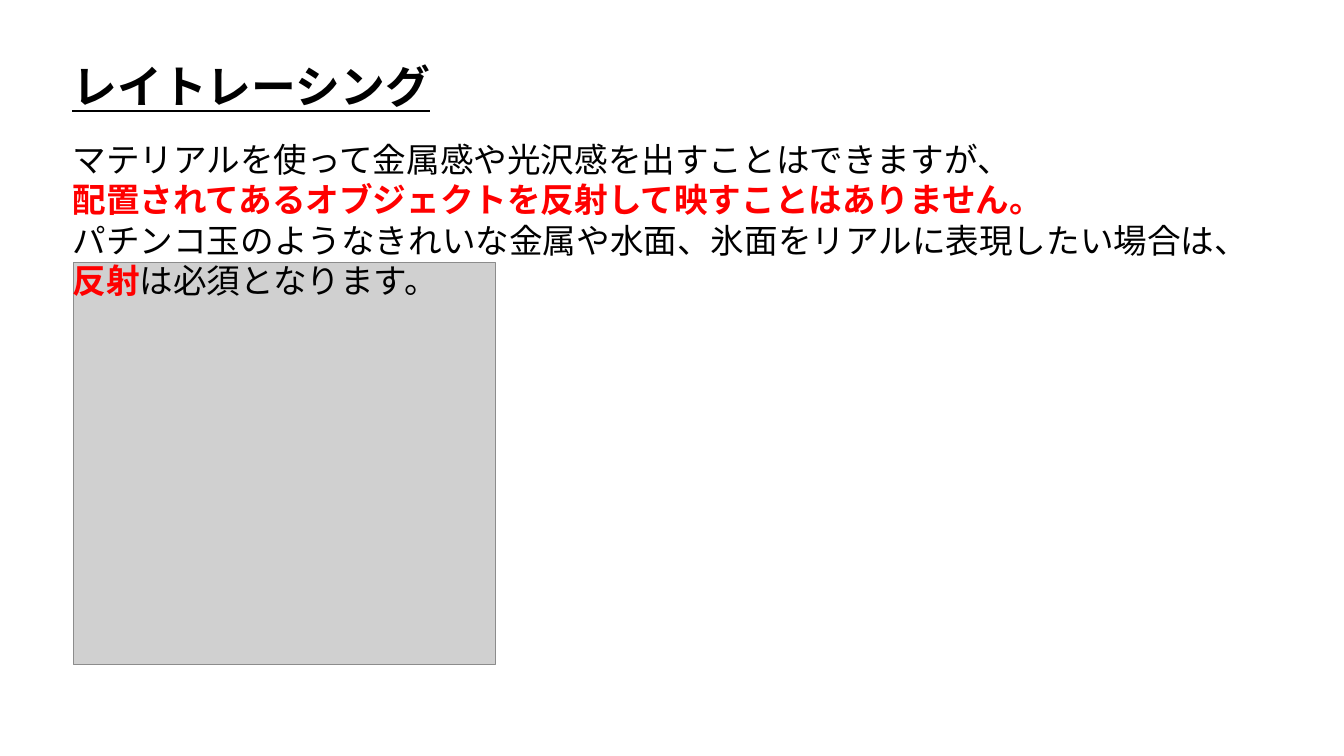
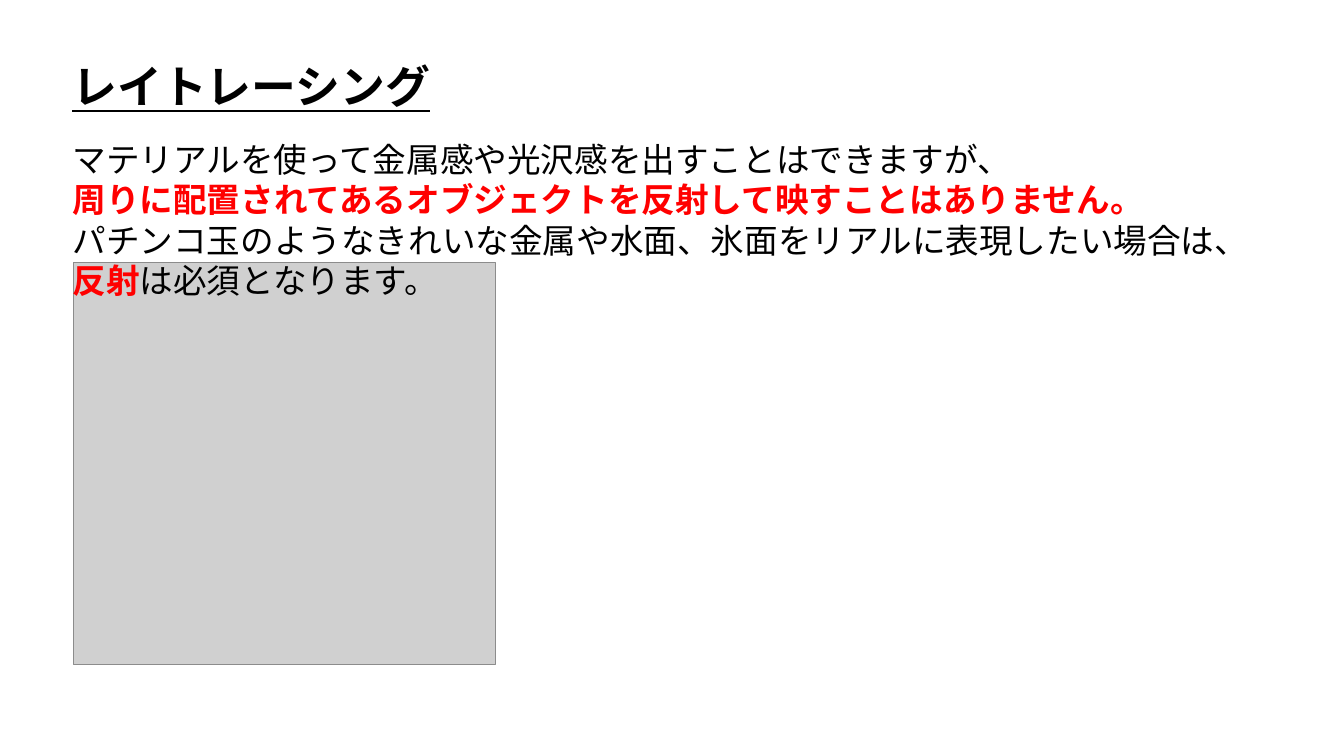
Before and after one commit to ArakiYusuke-Ohara/Textbook, a slide deck: slide 1 of ゲーム科2年/00_前期/ゲームエンジンⅢ/Unity_HDRP/02_レイトレーシング.pptx. Drawn at 1344x756 pixels with LibreOffice and Linux fonts; fonts in the diff are those of the drawing; grey boxes stand for pictures. Boxes give left, top, right and bottom in pixels: in the first picture for what was removed or moved away, otherwise in the second. Text is boxed around its words. In the diff, an @@ line names an element or a change of style, - is before the commit and + after.

```diff
--- a/ゲーム科2年/00_前期/ゲームエンジンⅢ/Unity_HDRP/02_レイトレーシング.pptx
+++ b/ゲーム科2年/00_前期/ゲームエンジンⅢ/Unity_HDRP/02_レイトレーシング.pptx
@@ text at bbox=[72, 183, 1143, 215]: text changed @@
-配置されてあるオブジェクトを反射して映すことはありません。
+周りに配置されてあるオブジェクトを反射して映すことはありません。
```
Also in this commit, not shown: 3 other slides changed, 12 other files.
